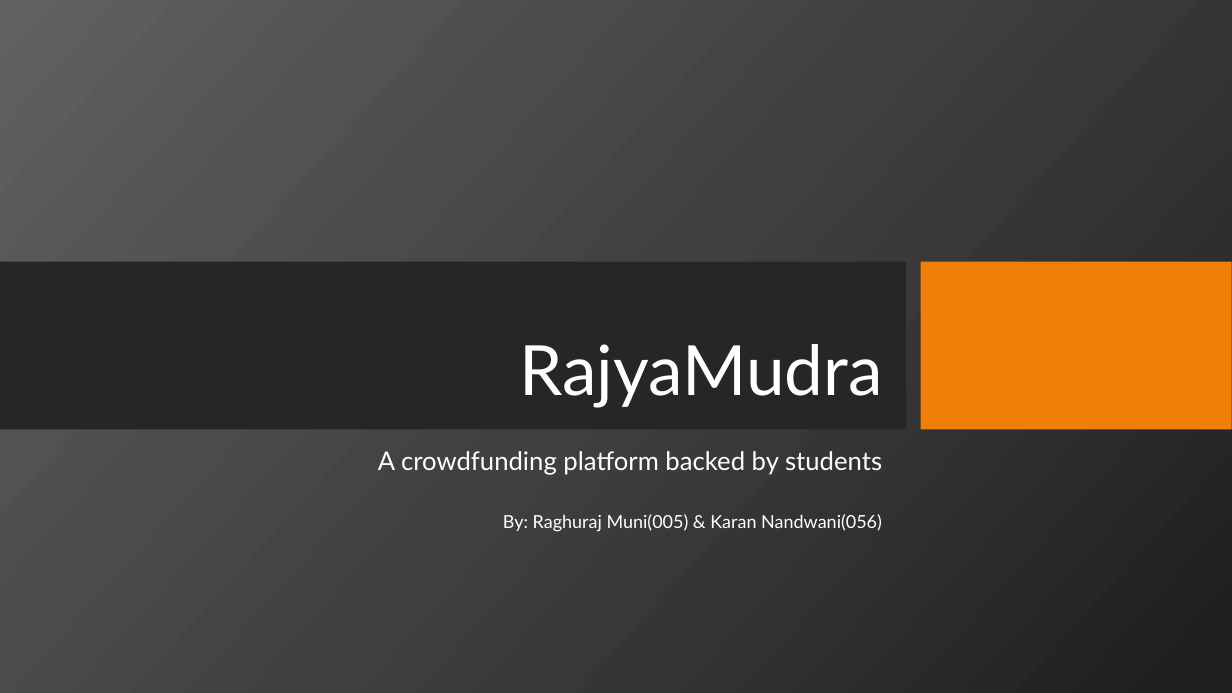
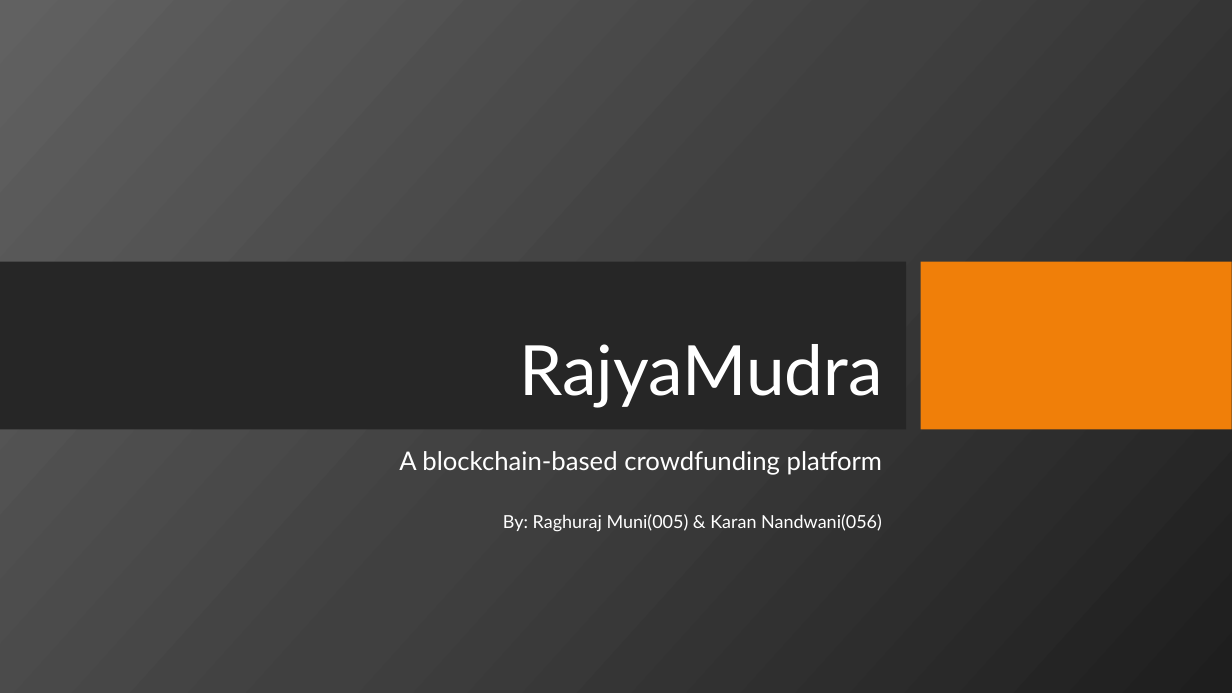
Before and after one commit to raghu-raj23/RajyaMudra, a slide deck: slide 1 of Major_Project_Review_1.pptx. Drawn at 1232x693 pixels with LibreOffice and Linux fonts; fonts in the diff are those of the drawing; background and template pictures are left out. Boxes give left, top, right and bottom in pixels: in the first picture for what was removed or moved away, otherwise in the second. Text is boxed around its words. In the diff, an @@ line names an element or a change of style, - is before the commit and + after.

```diff
--- a/Major_Project_Review_1.pptx
+++ b/Major_Project_Review_1.pptx
@@ subtitle at box(399, 451, 882, 475): text changed @@
-A crowdfunding platform backed by students
+A blockchain-based crowdfunding platform
```
Also in this commit, not shown: 2 other slides changed.
